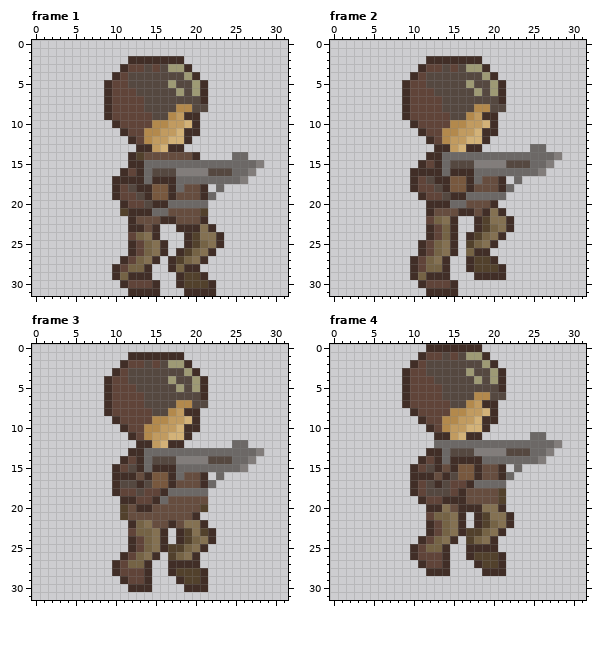
Pixel-art file, stored at Game Sprites/With new color/Sprite With Animation/Fixed/Jump/character - Jump.aseprite. Above is the file before it was changed.
32x32 pixels, 9 frames. Shown: frame 1, frame 2, frame 3, frame 4. The commit also changed other frames, which this record leaves out.
Now the later version:
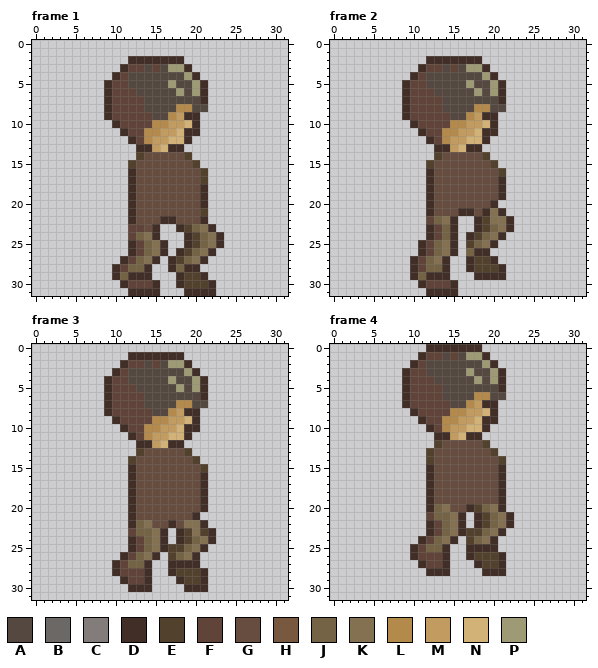
Palette (. is transparent): A #554840  B #6c6866  C #827d7b  D #412e27  E #52412c  F #604439  G #664d3f  H #78583e  J #756345  K #847152  L #b3894c  M #c19b60  N #d3b278  P #9e9a75
What changed:
layer "Character 1/Left Hand" now hidden
layer "Character 1/Weapon" now hidden
layer "Character 1/Right Hand" now hidden
Changed rows in their new state; - is an unchanged pixel.
Frame 1:
first column x 10:
14 --.------E.----..--
15 --EGGGGGGGE........
16 -.DGGGGGGGGE......-
17 ..-GGGGGGGGE.....--
18 ..DGGGGGG----.-----
19 ..DGGGGG----.------
20 -.DGGGGGGGGD-------
21 -.-GGGG------------
23 --FF-----EJ--------
24 -----------J-------
Frame 2:
first column x 10:
13 ---------------..--
14 --.EGGGGGE.........
15 -.EGGGGGGGE.......-
16 ..-GGGGGGGGE.....--
17 ..DGGGGGG----.-----
18 ..DGGGGG----.------
19 -.DGGGGGGGGD-------
20 ---GGGG------------
Frame 3:
first column x 10:
12 ---------------..--
13 --.EGGGGGE.........
14 -.EGGGGGGGE.......-
15 ..DGGGGGGGGE.....--
16 ..--GGGGG----.-----
17 ..DGGGGG----.------
18 ..DGGGGGGGGD-------
19 -.-GGGG----D-------
20 -.DGG------D-------
21 -.D----------------
Frame 4:
first column x 10:
11 ---------------..--
12 ---EGGGGGE.........
13 --EGGGGGGGE.......-
14 -.EGGGGGGGGE.....--
15 ..DG-GGGG----.-----
16 ..--GGGGG---.------
17 ..DGGGGGGGGD-------
18 ..DGGGG----D-------
19 -.DGGGG----D-------
20 ---J--G-EJ---------
21 ----------J--------
